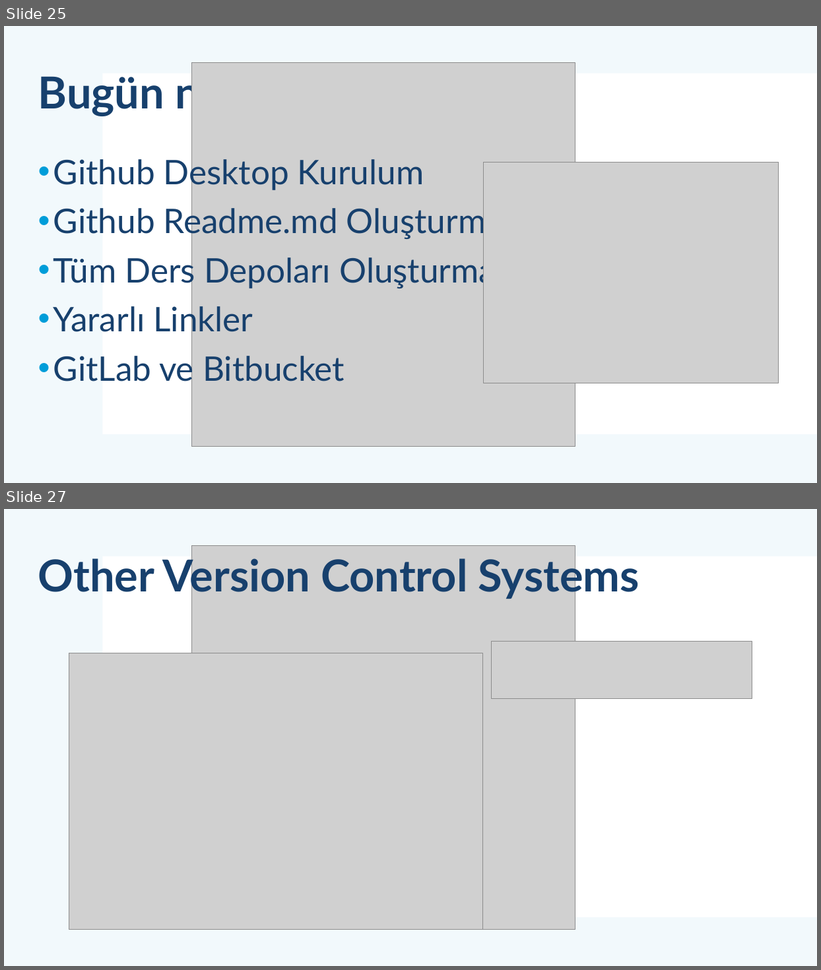
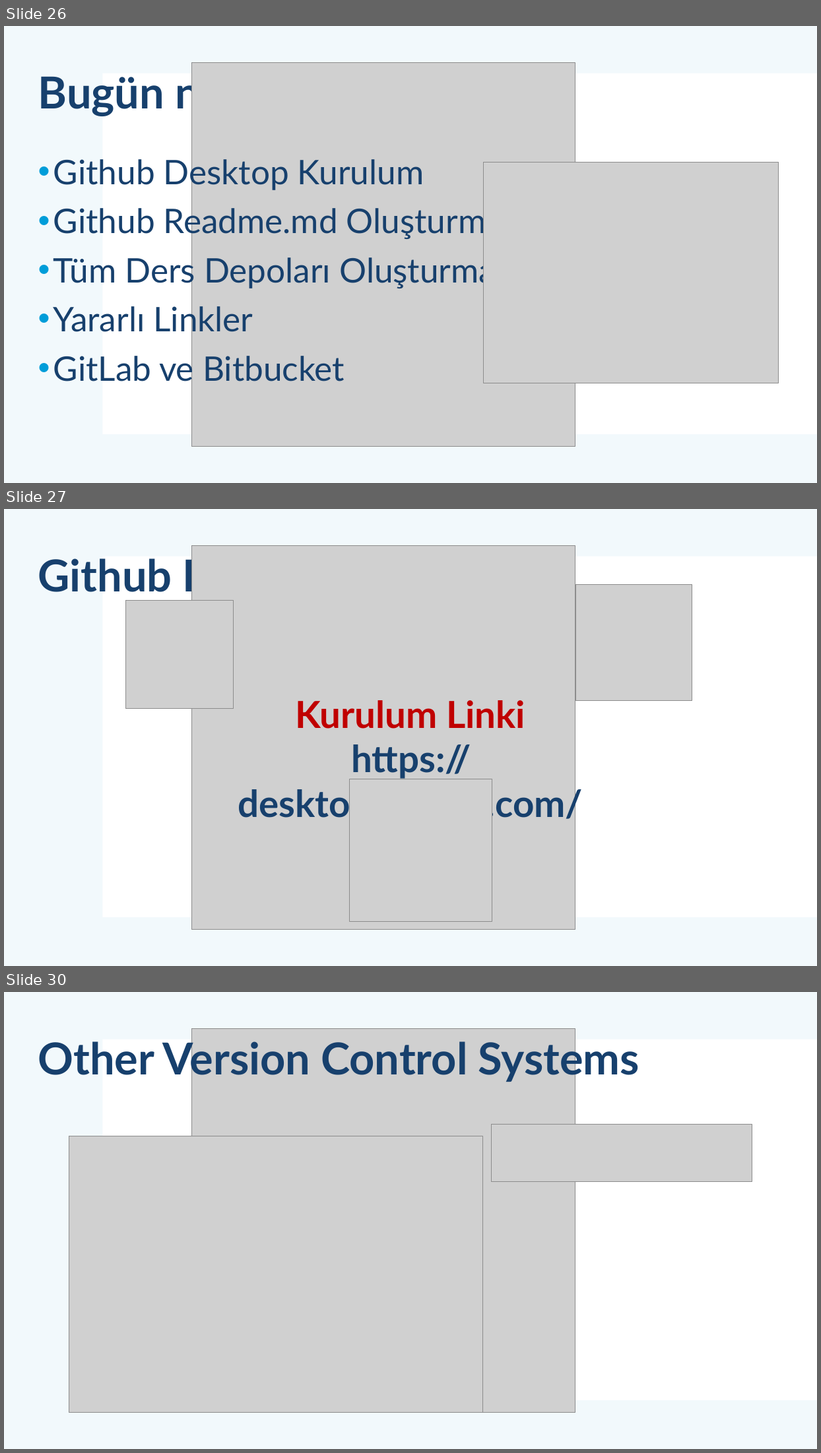
Before and after one commit to mehmetsungur/GitGithub, a slide deck: GitGithub.pptx. Shown one above the other, each under a label of ours: slides 25 and 27 before the commit, slides 26, 27 and 30 after it; the slides between them are not shown. The pictures are 821x970 and 821x1453 pixels, drawn with LibreOffice and Linux fonts; fonts in the diff are those of the drawing; grey boxes stand for pictures. Boxes give left, top, right and bottom in pixels: in the first picture for what was removed or moved away, otherwise in the second. Text is boxed around its words. In the diff, an @@ line names an element or a change of style, - is before the commit and + after.

```diff
--- a/GitGithub.pptx
+++ b/GitGithub.pptx
@@ slide 27 added at (x1=4, y1=509, x2=817, y2=966), background #FFFFFF; not listed: 2 template elements that a slide beside it also shows @@
@@ picture added at (x1=192, y1=545, x2=576, y2=929) @@
@@ title added at (x1=38, y1=554, x2=349, y2=600), 52 pt, text #17406D, bold @@
+Github Desktop Kurulumu
@@ picture added at (x1=576, y1=585, x2=692, y2=700) @@
@@ picture added at (x1=125, y1=601, x2=234, y2=708) @@
@@ text added at (x1=238, y1=700, x2=583, y2=824), 44 pt, text #17406D, bold @@
+Kurulum Linki
+https://desktop.github.com/
@@ picture added at (x1=350, y1=780, x2=492, y2=922) @@
@@ what was slide 25 is now slide 26 @@
@@ what was slide 27 is now slide 30 @@
```
Also in this commit, not shown: 1 slide changed, 3 other slides added, 3 slides removed, 1 other file.
